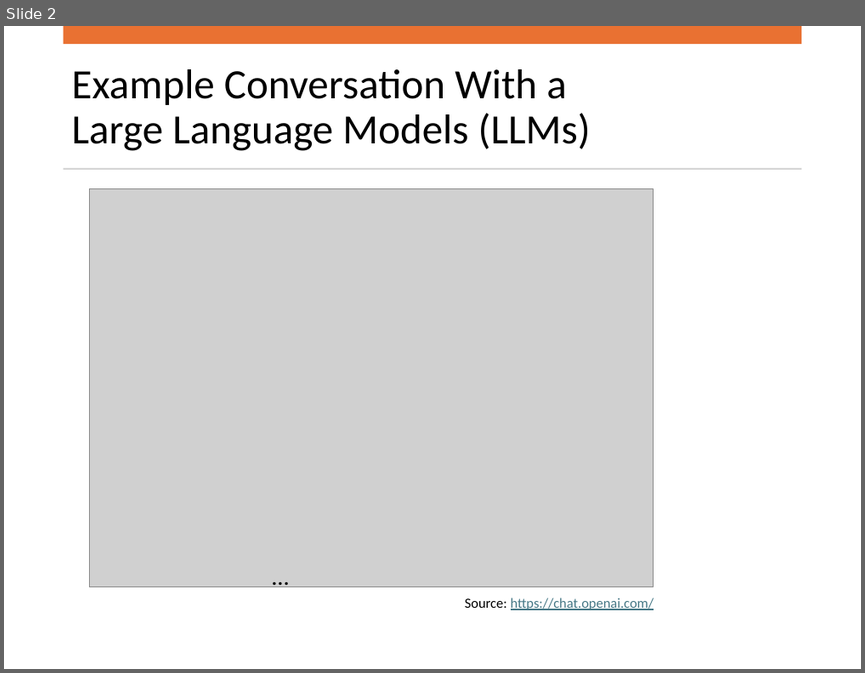
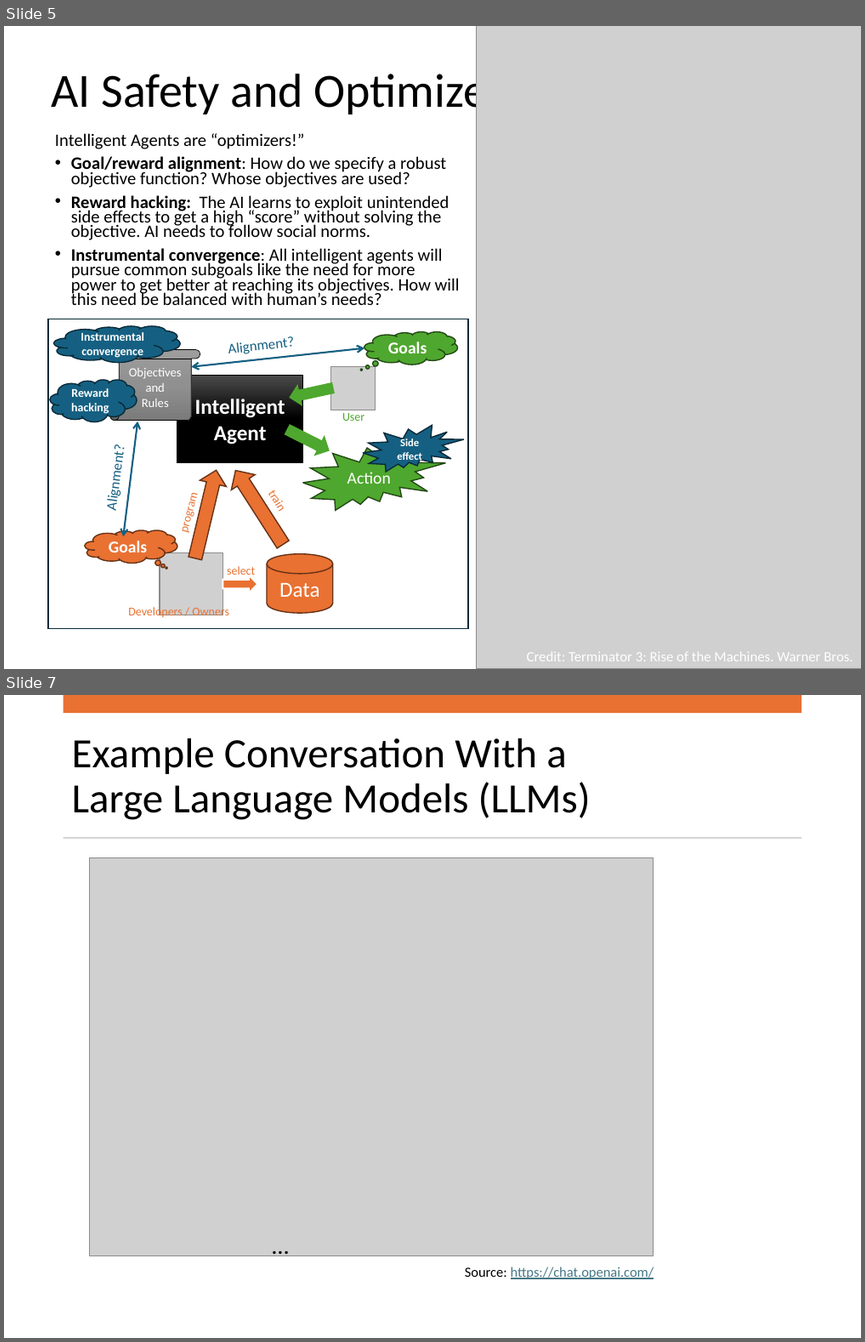
Before and after one commit to mhahsler/CS7320-AI, a slide deck: slides/01_intro_discussion.pptx. Shown one above the other, each under a label of ours: slide 2 before the commit, slides 5 and 7 after it; the slides between them are not shown. The pictures are 865x673 and 865x1342 pixels, drawn with LibreOffice and Linux fonts; fonts in the diff are those of the drawing; grey boxes stand for pictures. Boxes give left, top, right and bottom in pixels: in the first picture for what was removed or moved away, otherwise in the second. Text is boxed around its words. In the diff, an @@ line names an element or a change of style, - is before the commit and + after.

```diff
--- a/slides/01_intro_discussion.pptx
+++ b/slides/01_intro_discussion.pptx
@@ slide 5 added at (4,26,861,669), background #FFFFFF @@
@@ picture added at (476,26,861,669) @@
@@ title added at (51,67,522,118), 40 pt, text #000000 @@
+AI Safety and Optimizers
@@ text added at (55,133,460,305), 14.7 pt, text #000000 @@
+Intelligent Agents are “optimizers!”
+• Goal/reward alignment: How do we specify a robust objective function? Whose objectives are used?
+• Reward hacking: The AI learns to exploit unintended side effects to get a high “score” without solving the objective. AI needs to follow social norms.
+• Instrumental convergence: All intelligent agents will pursue common subgoals like the need for more power to get better at reaching its objectives. How will this need be balanced with human’s needs?
@@ rectangle added at (47,319,467,629), outline #092A39 1 pt @@
@@ cloud added at (53,326,180,362), fill #156082, outline #092A39 1 pt, 10 pt, text #FFFFFF, bold @@
+Instrumental convergence
@@ group added at (85,332,457,619): 5 right arrows, 4 texts, 2 pictures, 2 thought clouds, 1 rectangle, 1 vertical scroll @@
+Intelligent Agent
+User
+Goals
+select
+train
+Objectives and
+Rules
+Developers / Owners
+Goals
@@ cloud added at (50,380,137,422), fill #156082, outline #092A39 1 pt, 10 pt, text #FFFFFF, bold @@
+Reward hacking
@@ group added at (97,336,464,537): 2 double arrows, 2 texts, 1 irregular seal @@
+Alignment?
+Alignment?
+Side effect
@@ irregular seal added at (303,442,446,510), fill #4EA72E, outline #224914 1 pt, 14 pt, text #FFFFFF @@
+Action
@@ text added at (170,480,207,543), 10 pt, text #E97132 @@
+program
@@ cylinder added at (267,554,333,612), fill #E97132, outline #663216 1 pt, 18 pt, text #FFFFFF @@
+Data
@@ text added at (527,652,852,661), 12 pt, text #FFFFFF @@
+Credit: Terminator 3: Rise of the Machines. Warner Bros.
@@ what was slide 2 is now slide 7 @@
```
Also in this commit, not shown: 2 slides changed, 4 other slides added, 7 other files.
